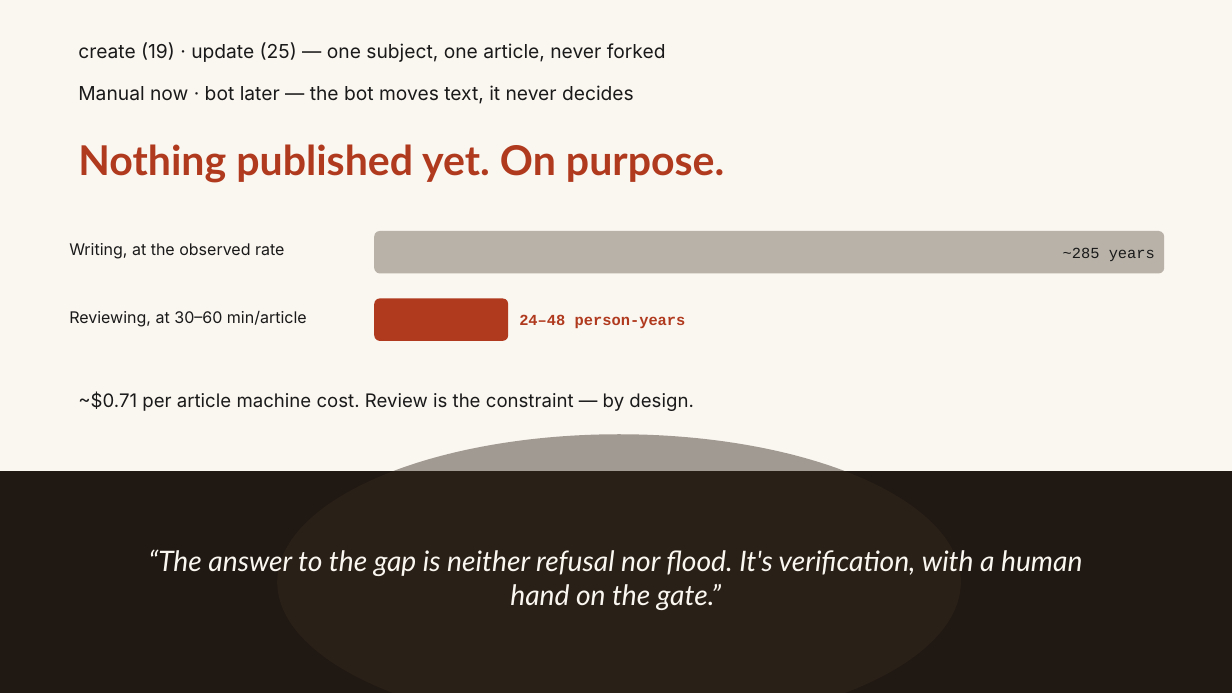
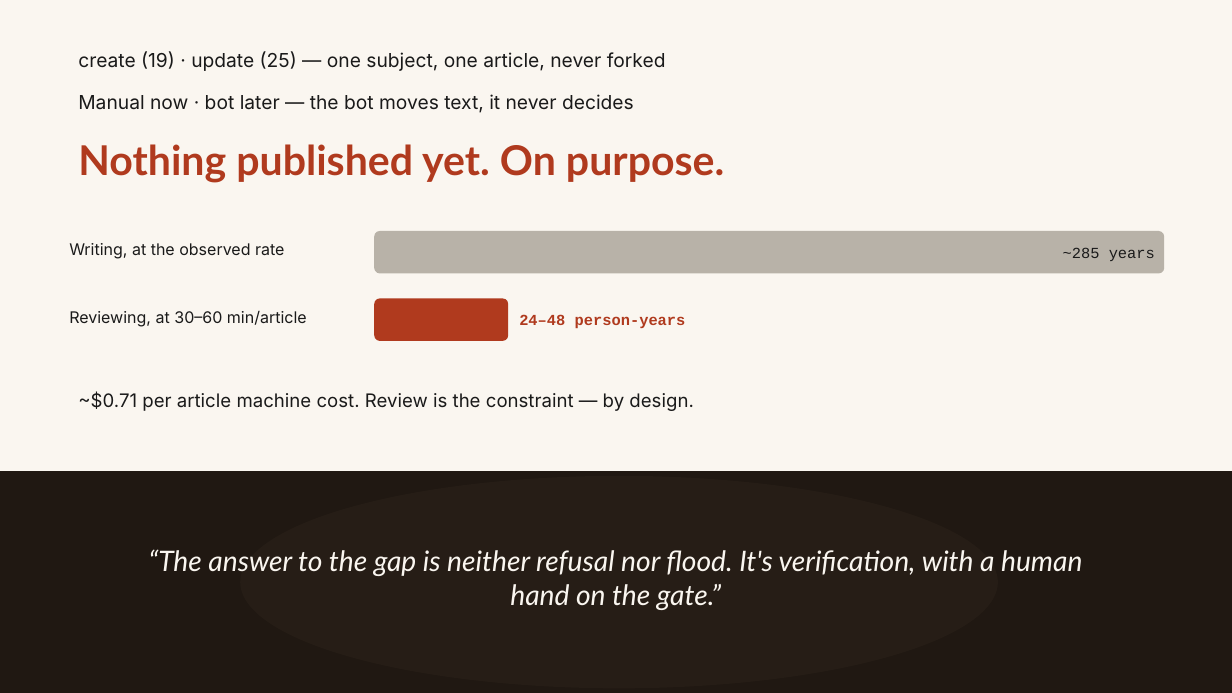
Before and after one commit to WeBuddhist/21-taras-rails, a slide deck: slide 26 of 0-INBOX/presentation-humanities-2026/verification-deck.pptx. Drawn at 1232x693 pixels with LibreOffice and Linux fonts; fonts in the diff are those of the drawing. Boxes give left, top, right and bottom in pixels: in the first picture for what was removed or moved away, otherwise in the second. Text is boxed around its words. In the diff, an @@ line names an element or a change of style, - is before the commit and + after.

```diff
--- a/0-INBOX/presentation-humanities-2026/verification-deck.pptx
+++ b/0-INBOX/presentation-humanities-2026/verification-deck.pptx
@@ text "create (19) · update (25) ...": place and size @@
-text "create (19) · update (25) ..." at (78,42,666,62)
+text "create (19) · update (25) ..." at (78,51,666,71)
@@ text "Manual now · bot later ...": place and size @@
-text "Manual now · bot later ..." at (78,85,634,104)
+text "Manual now · bot later ..." at (78,94,634,113)
@@ ellipse: place and size @@
-ellipse at (277,434,961,693)
+ellipse at (240,476,998,689)
@@ ellipse at (240,476,998,689): fill #352A20 at 45% opacity to #352A20 at 32% opacity @@
```
Also in this commit, not shown: 10 other slides changed.
